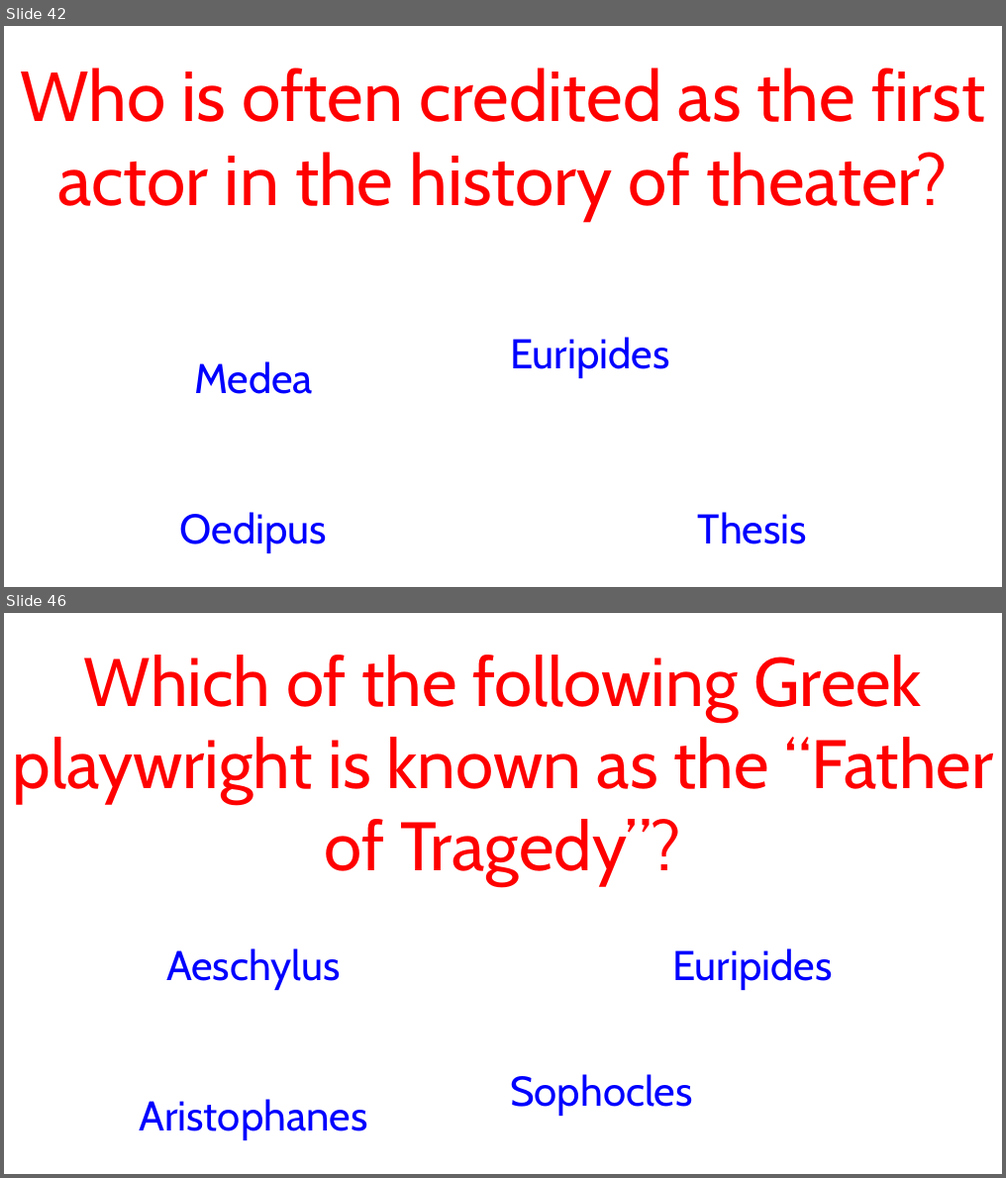
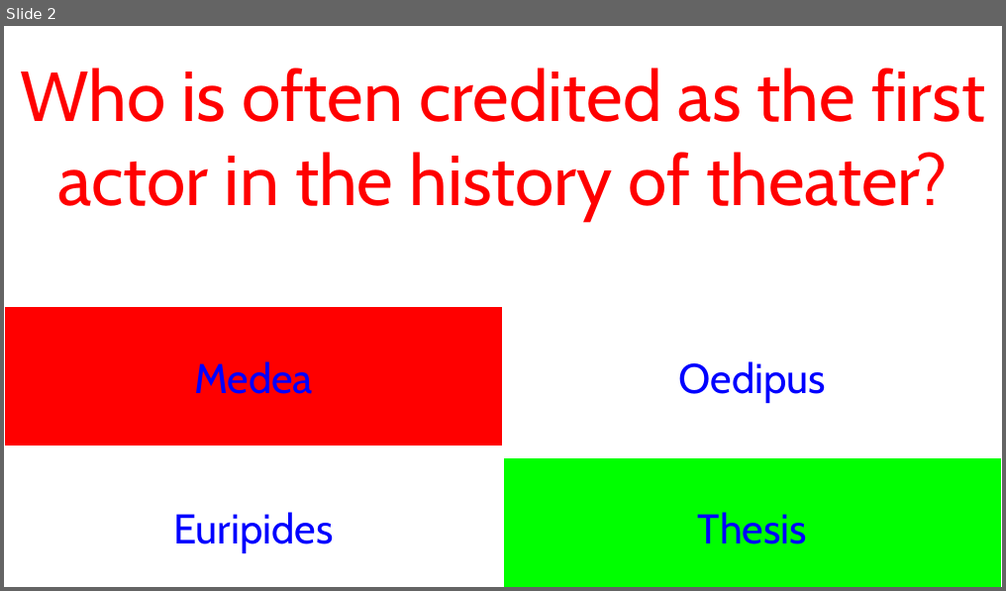
Before and after one commit to JoshuaRifareal/LET-Flashcards, a slide deck: Cards.pptm. Shown one above the other, each under a label of ours: slides 42 and 46 before the commit, slide 2 after it; the slides between them are not shown. The pictures are 1006x1178 and 1006x591 pixels, drawn with LibreOffice and Linux fonts; fonts in the diff are those of the drawing. Boxes give left, top, right and bottom in pixels: in the first picture for what was removed or moved away, otherwise in the second. Text is boxed around its words. In the diff, an @@ line names an element or a change of style, - is before the commit and + after.

```diff
--- a/Cards.pptm
+++ b/Cards.pptm
@@ slide 46 removed at (x1=4, y1=613, x2=1002, y2=1174), background #FFFFFF @@
@@ text removed at (x1=12, y1=655, x2=993, y2=885) @@
-Which of the following Greek playwright is known as the “Father of Tragedy”?
@@ action button blank removed at (x1=4, y1=894, x2=503, y2=1035) @@
-Aeschylus
@@ action button blank removed at (x1=503, y1=894, x2=1002, y2=1035) @@
-Euripides
@@ action button blank removed at (x1=4, y1=1045, x2=503, y2=1174) @@
-Aristophanes
@@ action button blank removed at (x1=503, y1=1045, x2=1002, y2=1174) @@
-Sophocles
@@ what was slide 42 is now slide 2 @@
@@ slide 2 changed as well @@
@@ action button blank "Medea" at (x1=4, y1=307, x2=503, y2=448): fill #FFFFFF to #FF0000 @@
@@ text in action button blank at (x1=679, y1=362, x2=826, y2=403): text changed @@
-Euripides
+Oedipus
@@ action button blank "Thesis" at (x1=503, y1=458, x2=1002, y2=587): fill #FFFFFF to #00FF00 @@
@@ text in action button blank at (x1=173, y1=512, x2=333, y2=554): text changed @@
-Oedipus
+Euripides
```
Also in this commit, not shown: 9 other slides changed, 6 slides added, 90 other slides removed.
